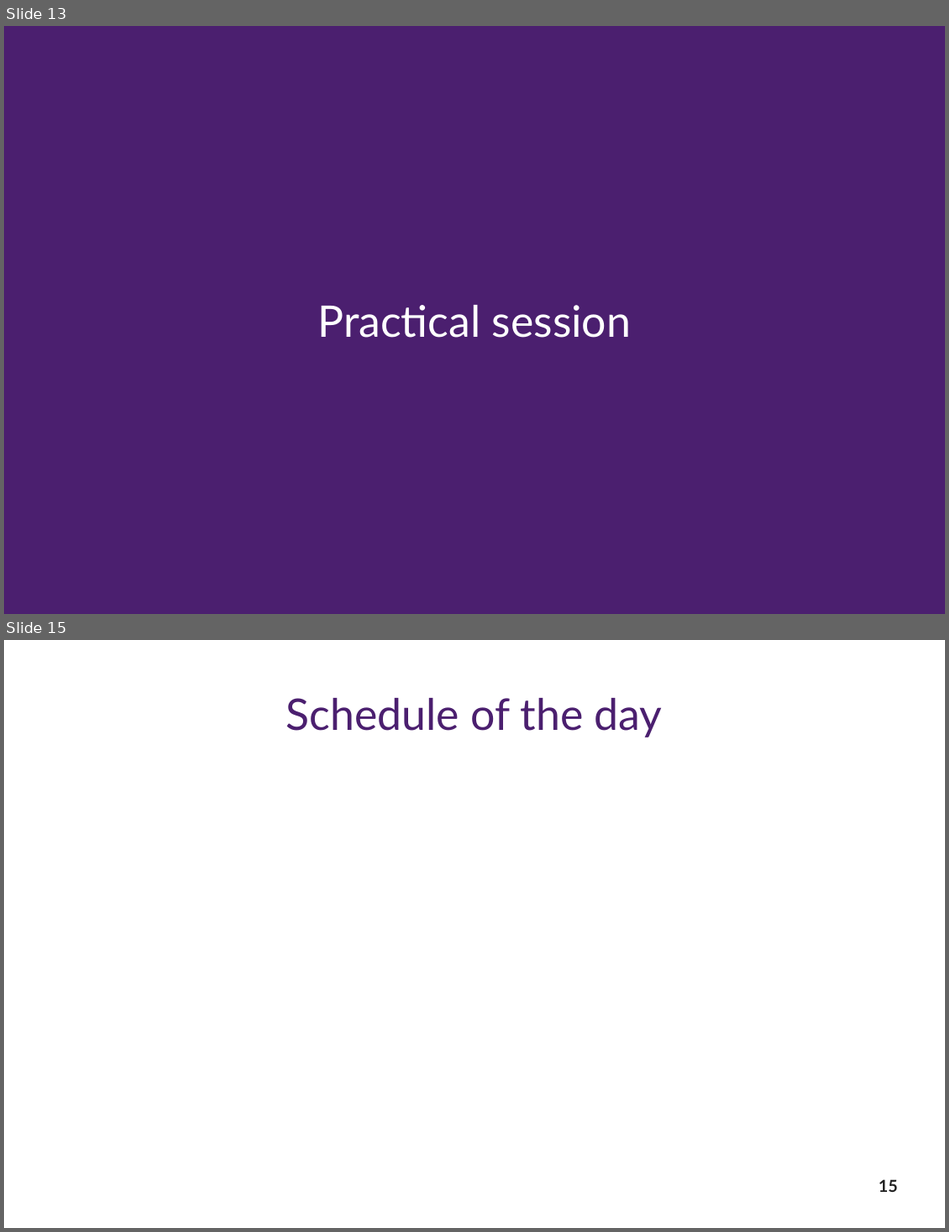
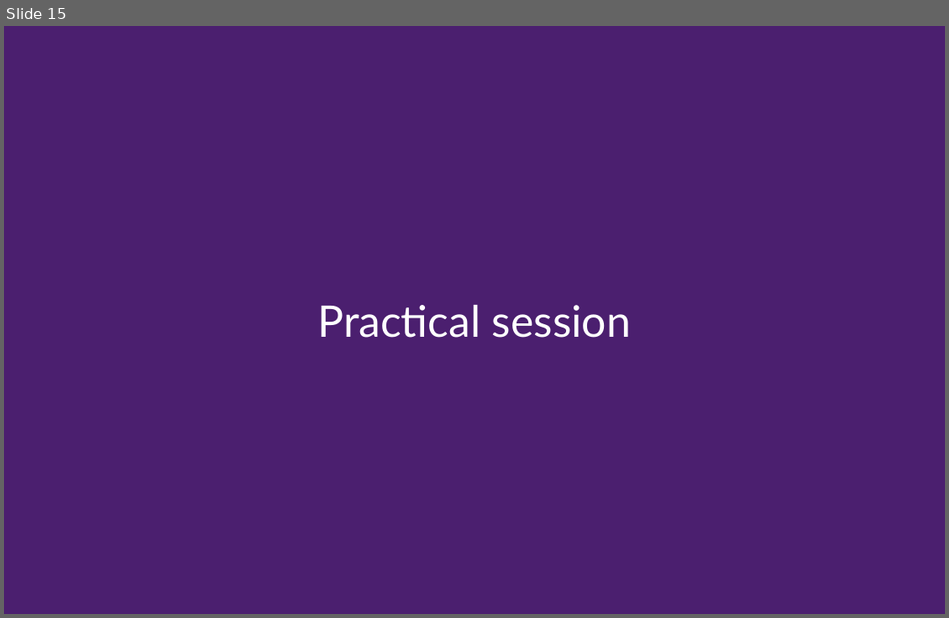
Before and after one commit to Rekyt/biodiversity_facets_tutorial, a slide deck: biodiversity_facets_presentation.odp. Shown one above the other, each under a label of ours: slides 13 and 15 before the commit, slide 15 after it; the slides between them are not shown. The pictures are 949x1232 and 949x618 pixels, drawn with LibreOffice and Linux fonts; fonts in the diff are those of the drawing. Boxes give left, top, right and bottom in pixels: in the first picture for what was removed or moved away, otherwise in the second. Text is boxed around its words. In the diff, an @@ line names an element or a change of style, - is before the commit and + after.

```diff
--- a/biodiversity_facets_presentation.odp
+++ b/biodiversity_facets_presentation.odp
@@ slide 15 removed at bbox=[4, 640, 945, 1228], background #FFFFFF @@
@@ title removed at bbox=[286, 698, 663, 737] @@
-Schedule of the day
@@ page number removed at bbox=[878, 1179, 898, 1192] @@
-15
@@ what was slide 13 is now slide 15 @@
```
Also in this commit, not shown: 4 slides changed, 9 slides added, 3 other slides removed.
